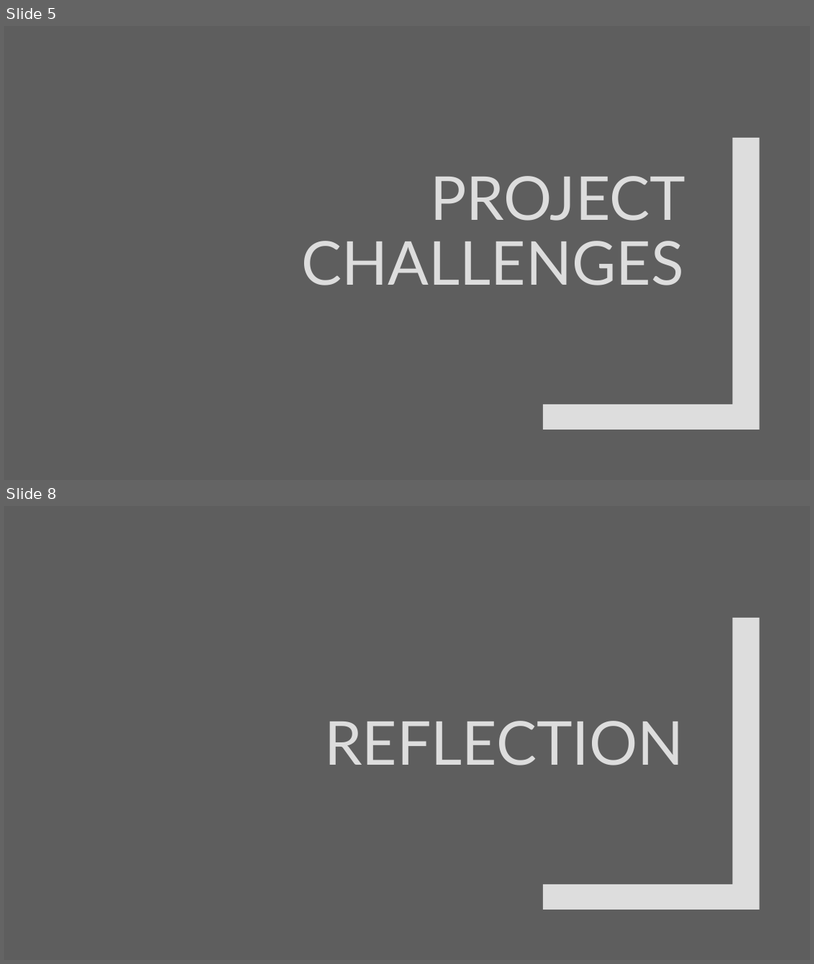
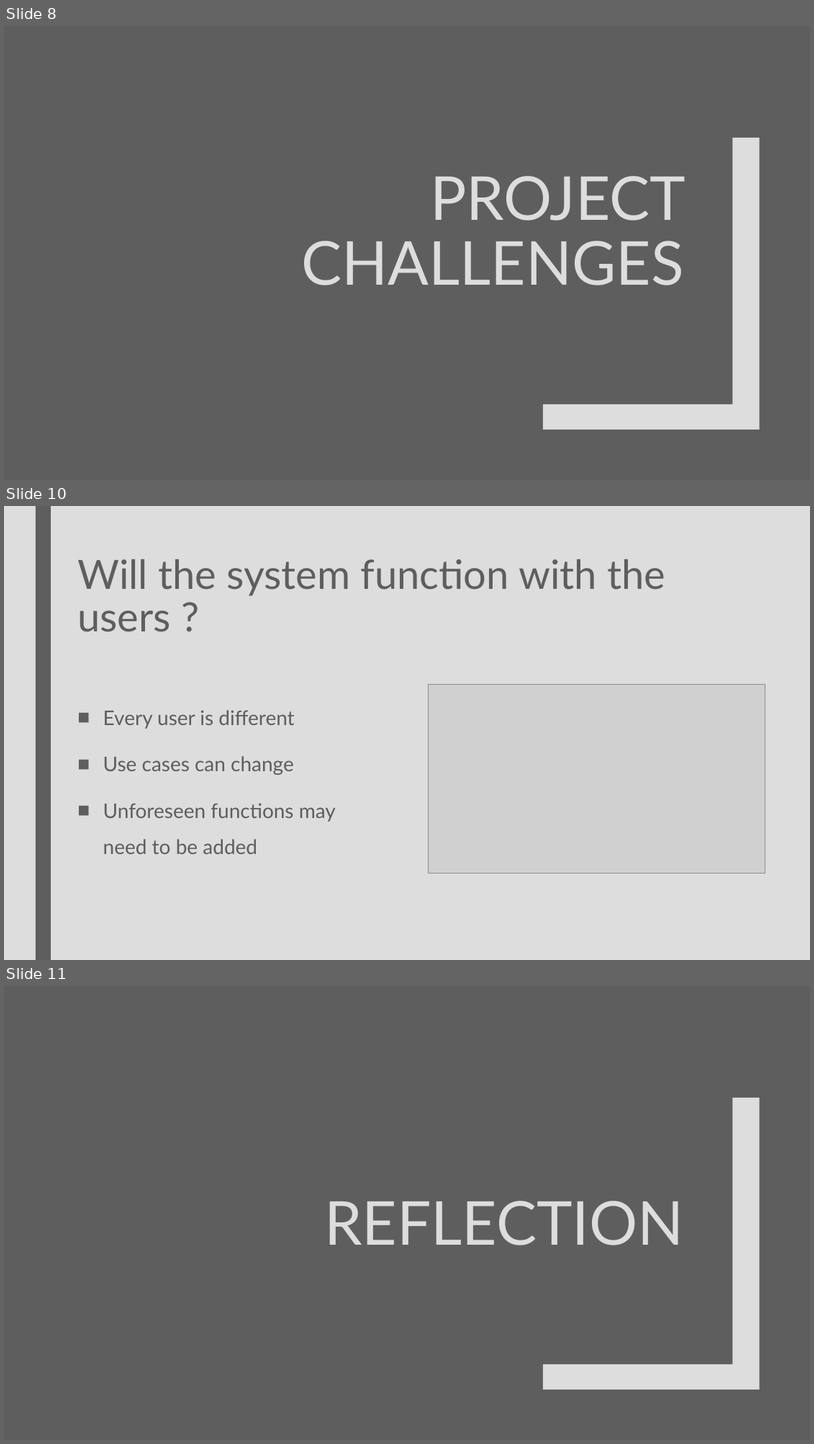
Before and after one commit to edunzer/YR4_TERM-3, a slide deck: Advanced Technical Writing/WEEK 10/Assignment #5 Oral Presentation.pptx. Shown one above the other, each under a label of ours: slides 5 and 8 before the commit, slides 8, 10 and 11 after it; the slides between them are not shown. The pictures are 814x964 and 814x1444 pixels, drawn with LibreOffice and Linux fonts; fonts in the diff are those of the drawing; grey boxes stand for pictures. Boxes give left, top, right and bottom in pixels: in the first picture for what was removed or moved away, otherwise in the second. Text is boxed around its words. In the diff, an @@ line names an element or a change of style, - is before the commit and + after.

```diff
--- a/Advanced Technical Writing/WEEK 10/Assignment #5 Oral Presentation.pptx
+++ b/Advanced Technical Writing/WEEK 10/Assignment #5 Oral Presentation.pptx
@@ slide 10 added at <box>4,506,810,960</box>, background #DDDDDD @@
@@ rectangle added at <box>36,506,51,960</box>, fill #5E5E5E @@
@@ title added at <box>77,559,666,632</box>, 48 pt, text #5E5E5E @@
+Will the system function with the users ?
@@ picture added at <box>428,685,766,872</box> @@
@@ text added at <box>103,710,336,854</box>, 24 pt, text #5E5E5E @@
+■ Every user is different
+■ Use cases can change
+■ Unforeseen functions may need to be added
@@ what was slide 5 is now slide 8 @@
@@ what was slide 8 is now slide 11 @@
```
Also in this commit, not shown: 7 other slides added, 5 slides removed.
